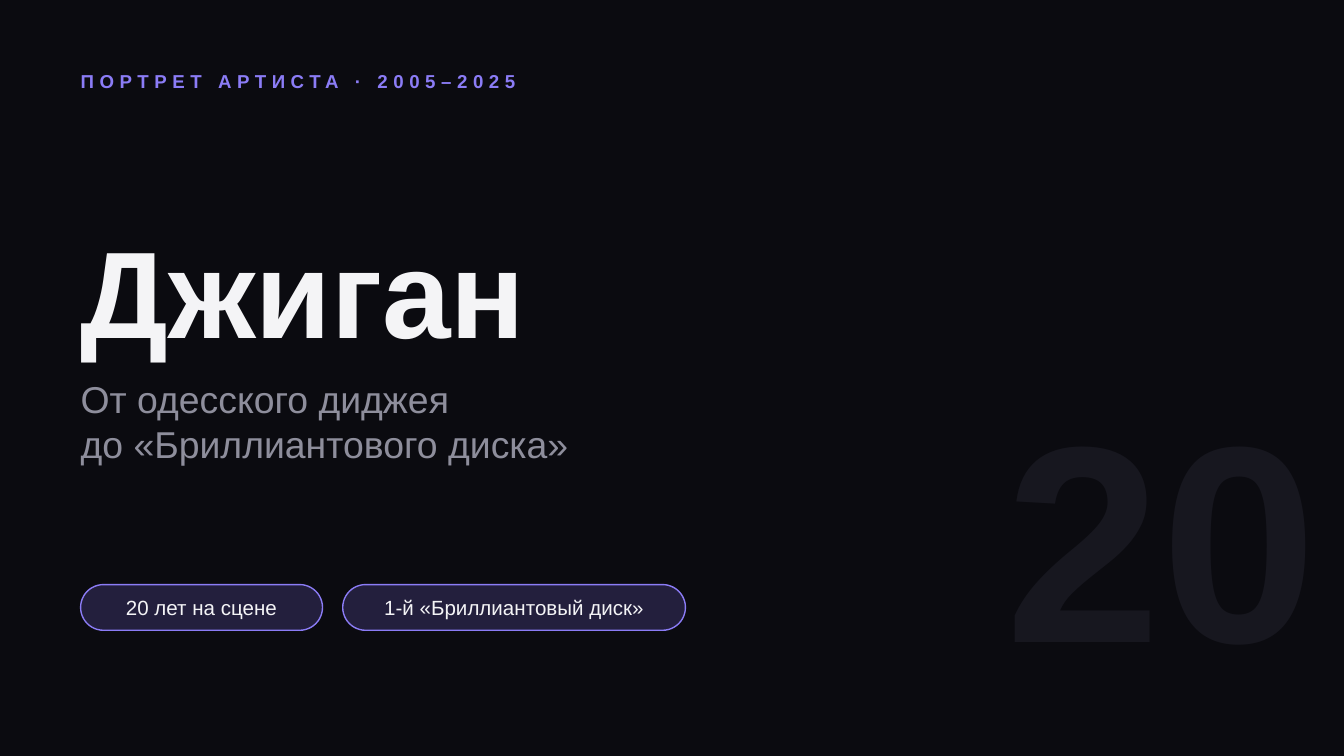
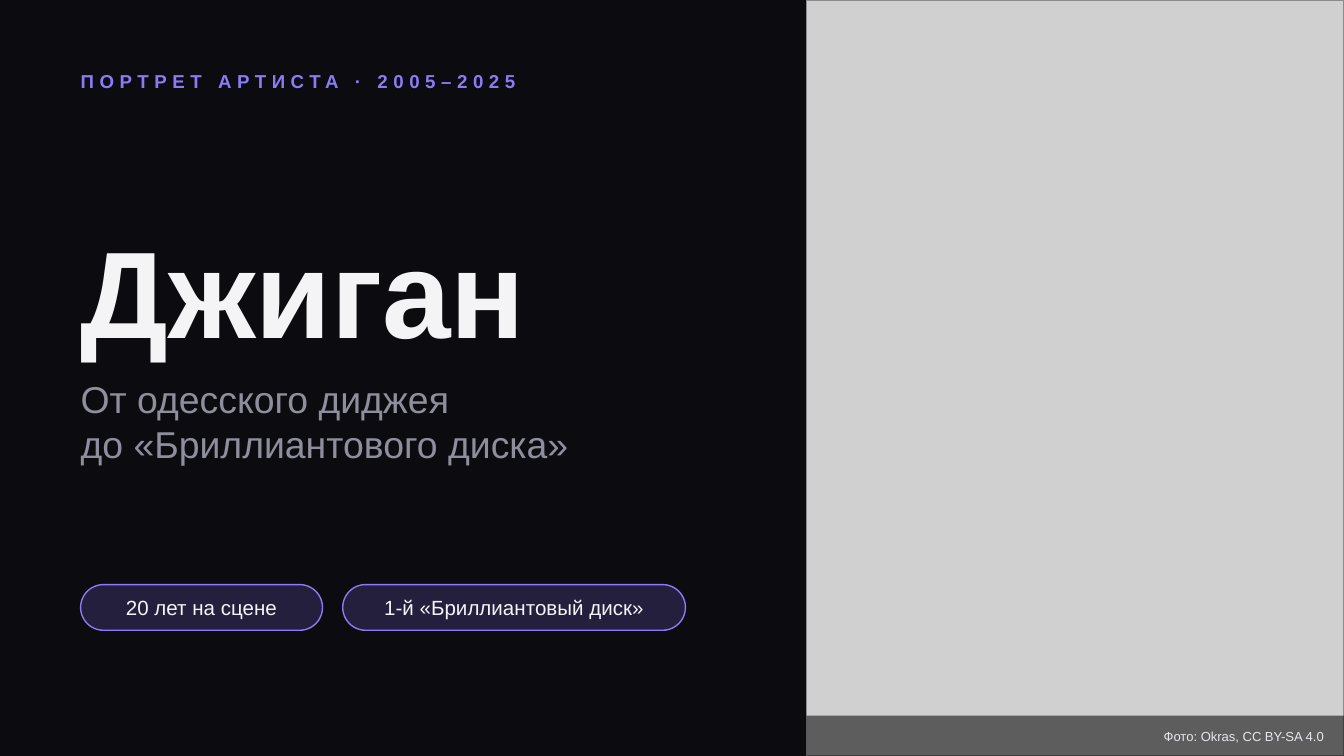
Before and after one commit to KRIEZIEYR/aaaaaaaaaaaaaaaaaa, a slide deck: slide 1 of Dzhigan_v2.pptx. Drawn at 1344x756 pixels with LibreOffice and Linux fonts; fonts in the diff are those of the drawing; grey boxes stand for pictures. Boxes give left, top, right and bottom in pixels: in the first picture for what was removed or moved away, otherwise in the second. Text is boxed around its words. In the diff, an @@ line names an element or a change of style, - is before the commit and + after.

```diff
--- a/Dzhigan_v2.pptx
+++ b/Dzhigan_v2.pptx
@@ picture added at bbox=[806, 0, 1344, 755] @@
@@ rectangle added at bbox=[806, 716, 1344, 756], fill #000000 at 55% opacity @@
@@ text added at bbox=[1164, 731, 1324, 742], 7 pt, text #E6E6EC @@
+Фото: Okras, CC BY-SA 4.0
```
Also in this commit, not shown: 9 other slides changed.
